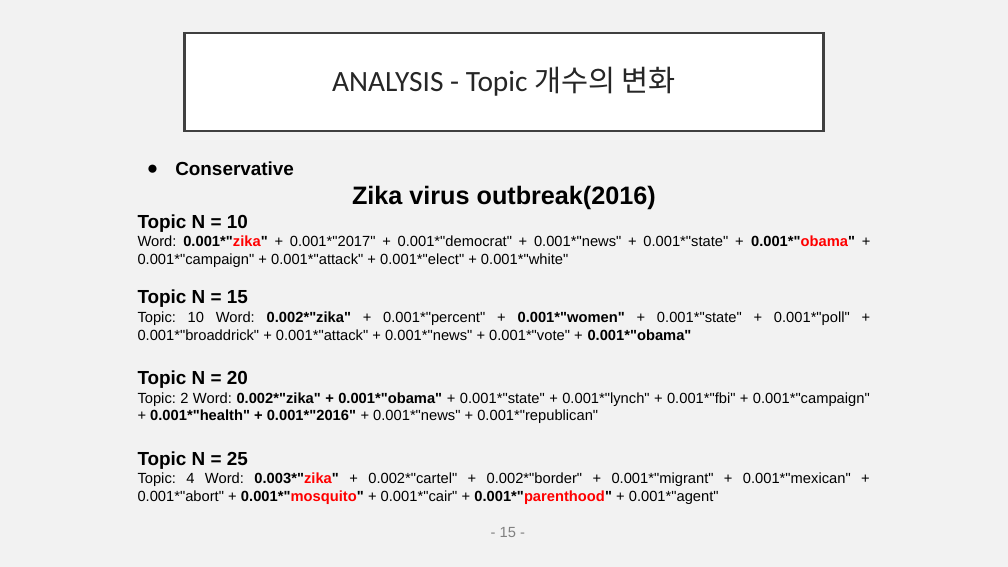
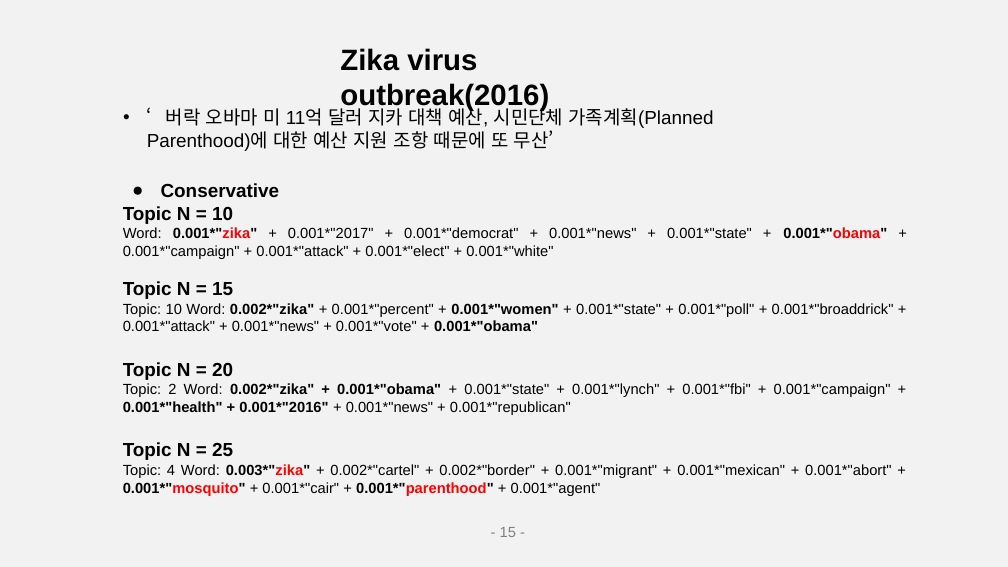
Before and after one commit to EJLEE5826/American_News_Topic_Modeling-using_LDA, a slide deck: slide 16 of final_pptNLP.pptx. Drawn at 1008x567 pixels with LibreOffice and Linux fonts; fonts in the diff are those of the drawing. Boxes give left, top, right and bottom in pixels: in the first picture for what was removed or moved away, otherwise in the second. Text is boxed around its words. In the diff, an @@ line names an element or a change of style, - is before the commit and + after.

```diff
--- a/final_pptNLP.pptx
+++ b/final_pptNLP.pptx
@@ title removed at (185, 33, 823, 131) @@
-ANALYSIS - Topic 개수의 변화
@@ text added at (340, 48, 549, 111), 28 pt, text #000000, bold @@
+Zika virus outbreak(2016)
@@ text added at (147, 105, 714, 151), 18 pt, text #000000 @@
+• ‘버락 오바마 미 11억 달러 지카 대책 예산, 시민단체 가족계획(Planned Parenthood)에 대한 예산 지원 조항 때문에 또 무산’
@@ text "Conservative": place and size @@
-text "Conservative" at (138, 161, 870, 504)
+text "Conservative" at (123, 183, 894, 496)
@@ text at (352, 185, 656, 210): paragraph removed @@
-Zika virus outbreak(2016)
```
Also in this commit, not shown: 17 other slides changed, 1 slide added, 1 other file.
